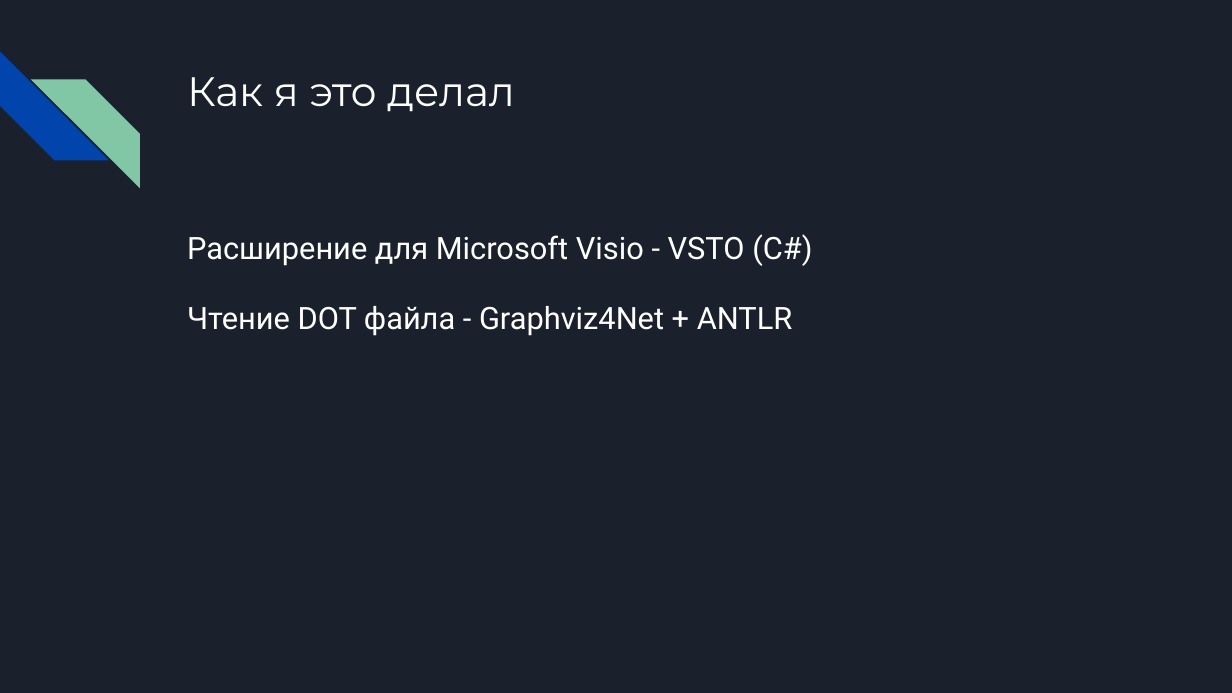
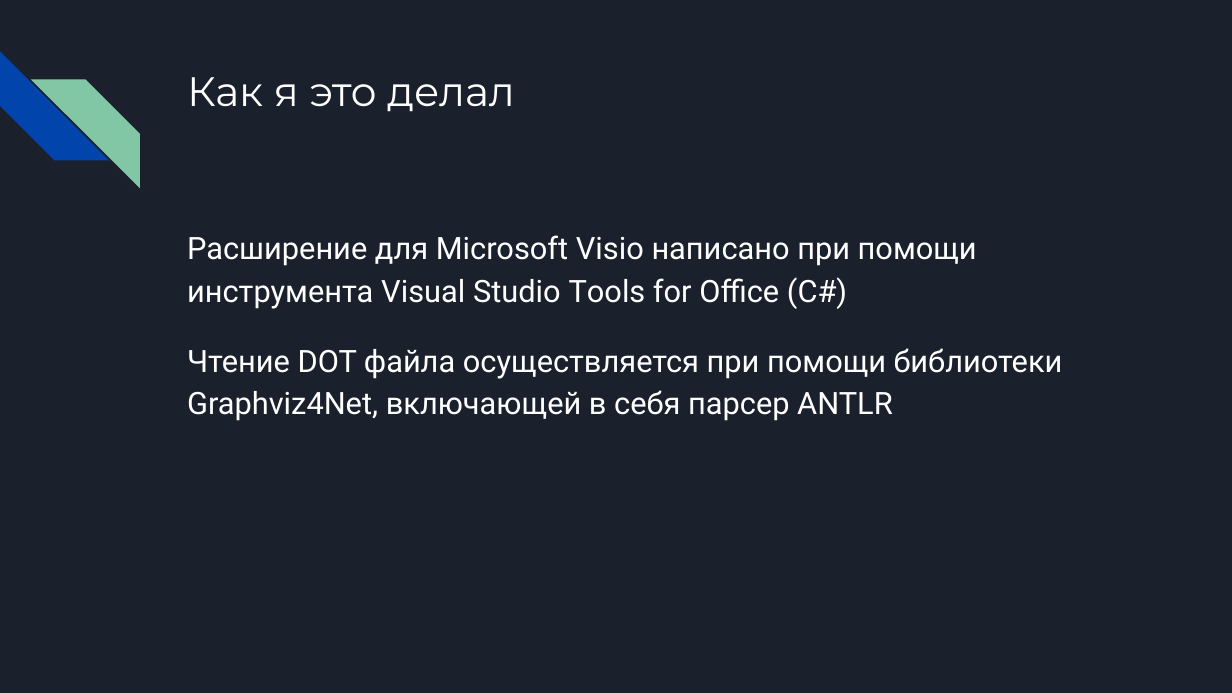
Before and after one commit to Yotchikov/CourseWork, a slide deck: slide 3 of misc/22 апреля.pptx. Drawn at 1232x693 pixels with LibreOffice and Linux fonts; fonts in the diff are those of the drawing. Boxes give left, top, right and bottom in pixels: in the first picture for what was removed or moved away, otherwise in the second. Text is boxed around its words. In the diff, an @@ line names an element or a change of style, - is before the commit and + after.

```diff
--- a/misc/22 апреля.pptx
+++ b/misc/22 апреля.pptx
@@ text at box(187, 235, 1063, 421): text changed @@
-Расширение для Microsoft Visio - VSTO (C#)
-Чтение DOT файла - Graphviz4Net + ANTLR
+Расширение для Microsoft Visio написано при помощи инструмента Visual Studio Tools for Office (C#)
+Чтение DOT файла осуществляется при помощи библиотеки Graphviz4Net, включающей в себя парсер ANTLR
```
Also in this commit, not shown: 1 other slide changed, 2 other files.
